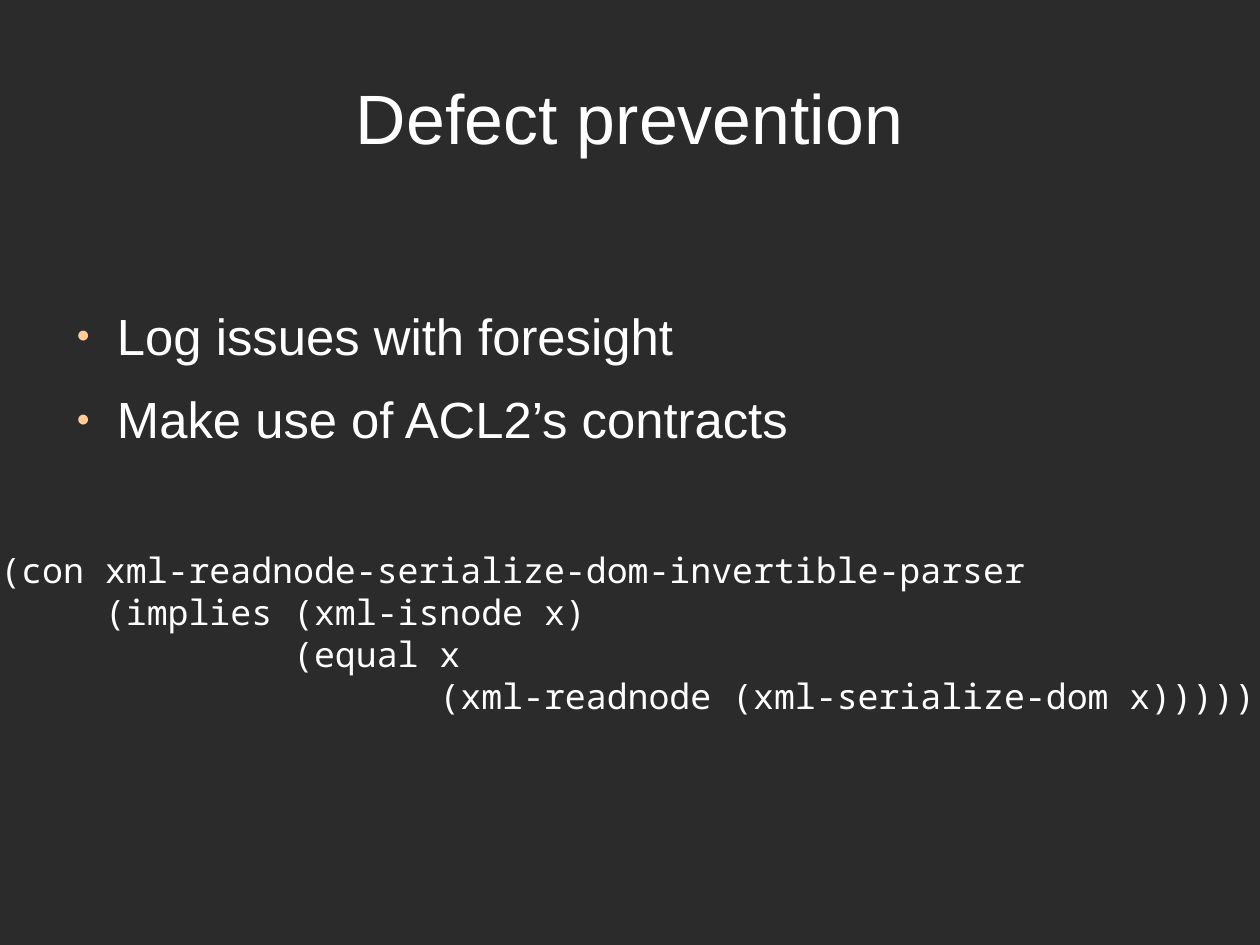
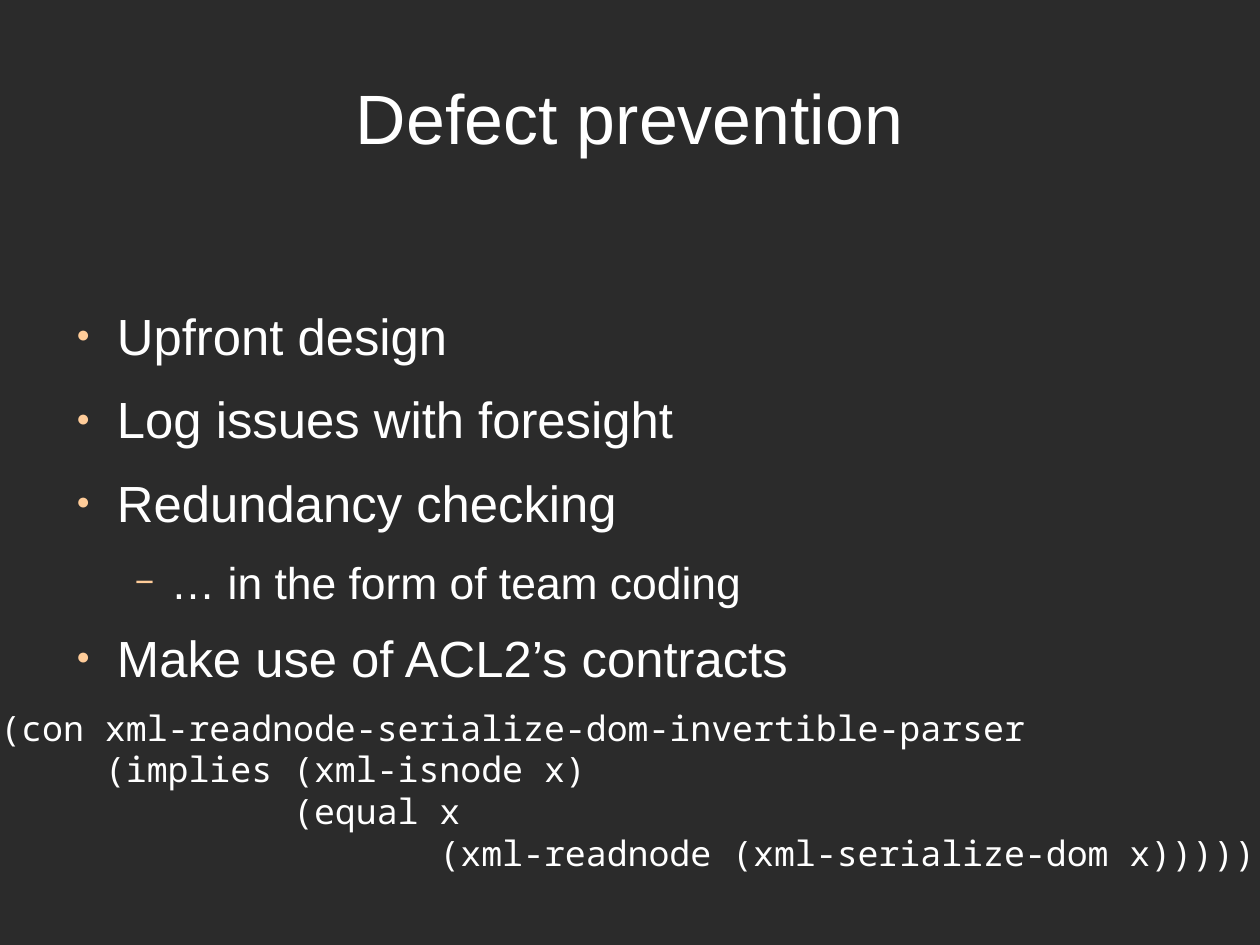
Before and after one commit to directrix1/se2, a slide deck: slide 20 of wip/SE2Presentation.odp (slide 18 before the commit). Drawn at 1260x945 pixels with LibreOffice and Linux fonts; fonts in the diff are those of the drawing; background and template pictures are left out; a plain dark background stands for a picture behind light text. Boxes give left, top, right and bottom in pixels: in the first picture for what was removed or moved away, otherwise in the second. Text is boxed around its words. In the diff, an @@ line names an element or a change of style, - is before the commit and + after.

```diff
--- a/wip/SE2Presentation.odp
+++ b/wip/SE2Presentation.odp
@@ text at <box>117,318,448,365</box>: paragraph added @@
+● Upfront design
@@ text at <box>117,485,741,608</box>: paragraphs added @@
+● Redundancy checking
+  − … in the form of team coding
@@ text "(con xml-readnode-serialize-dom-invertible-parser": place and size @@
-text "(con xml-readnode-serialize-dom-invertible-parser" at <box>0,556,1255,715</box>
+text "(con xml-readnode-serialize-dom-invertible-parser" at <box>0,714,1255,872</box>
```
Also in this commit, not shown: 1 other slide changed, 2 slides added, 1 other file.
